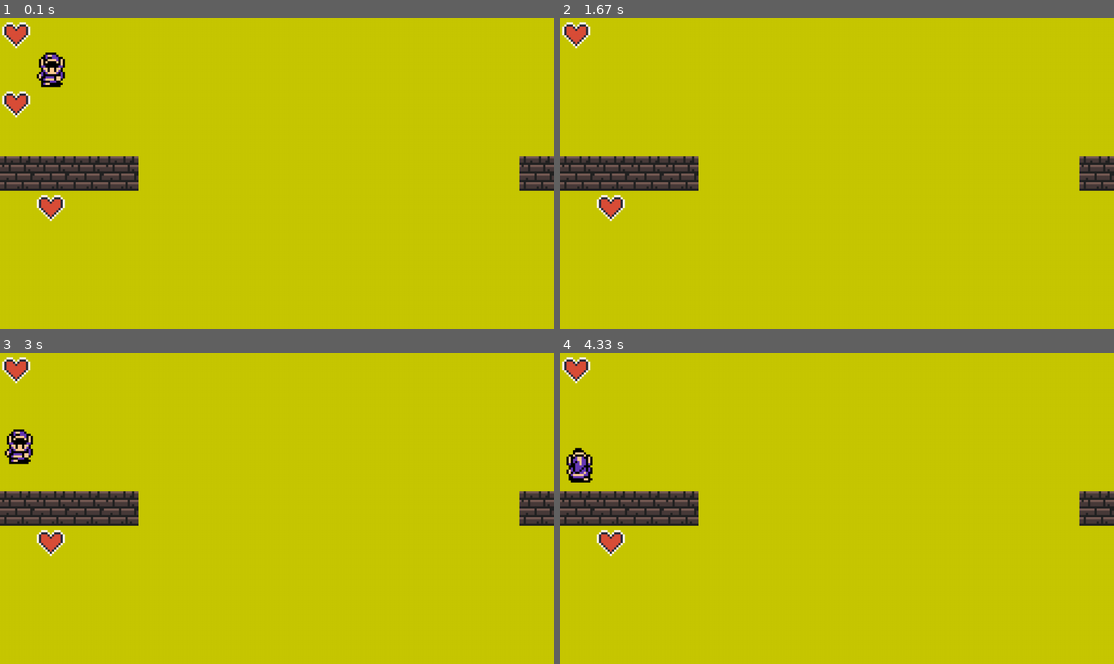
Above: before the commit, frames 1-4 (two rows, left to right).
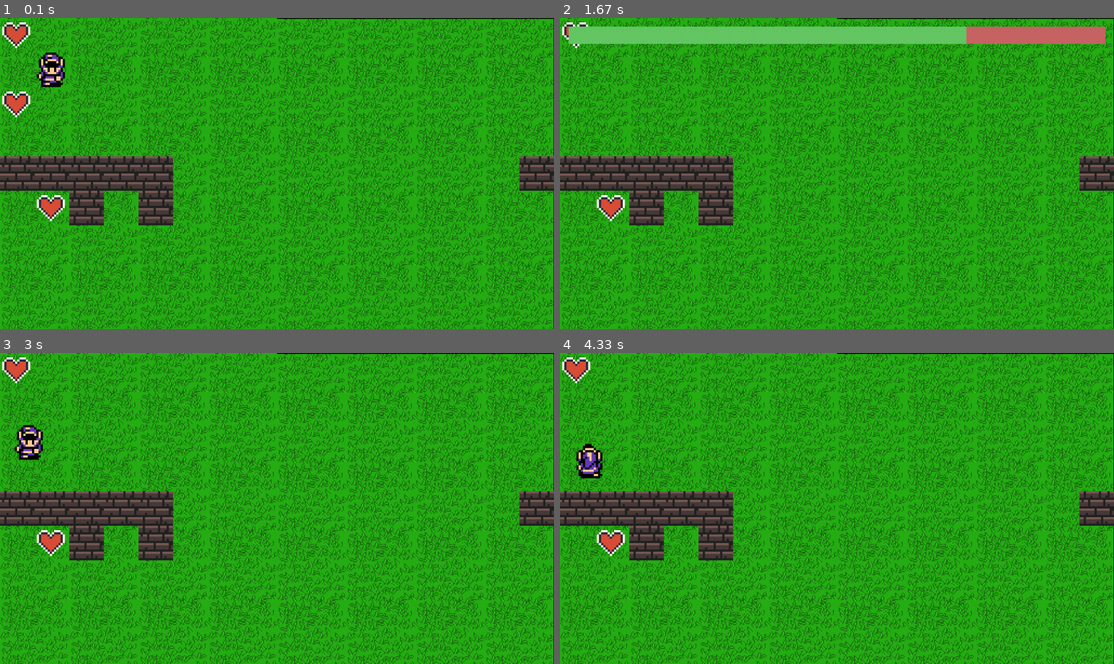
Above: after the commit, the same moments.

Repository: limelambda/pygame
Game: pygame game, started from main.py
Same seed, same stepped clock (60 frames per second), same inputs: the game is played once before the commit and once after it.
Inputs:
- Up to frame 1 (0.1 s): no input
- Up to frame 2 (1.67 s): hold Left 0.33-0.87 s; hold Down 0.9-1.2 s; hold Left 1.23-1.63 s
- Up to frame 3 (3 s): hold Right 2.07-2.7 s; hold Down from 2.73 s (still down)
- Up to frame 4 (4.33 s): release Down at 3.1 s; hold Left 3.13-3.6 s; hold Right 3.63-4.1 s; hold Up from 4.13 s (still down)

The runs differ from the first frame. In frame 1, 95% of the frame differs, in the area x 0-100%, y 0-100%; in frame 2, 96%; in frame 3, 96%; in frame 4, 96%.

Commit message:
I forgor💀💀💀

Diff:
--- a/main.py
+++ b/main.py
@@ -1,18 +1,18 @@
 #importing modules
 import pygame
-import time
 
 def main():
 
     #making game variables
-    lvl_elements = []
-
-    def load_sprite(img, size = 80):
-        return pygame.transform.scale(pygame.image.load(img), (size, size))
+    lvl_elements = None
+    background = None
+
+    #define functions
+    load_sprite = lambda img: pygame.transform.scale(pygame.image.load(img), (80, 80))
 
     def colliding(x_1,y_1,x_2,y_2):
-        x_range = range(x_2, x_2 + 80)
-        y_range = range(y_2, y_2 + 80)
+        x_range = range(x_2 + 1, x_2 + 80)
+        y_range = range(y_2 + 1, y_2 + 80)
         if x_1 in x_range or x_1 + 80 in x_range:
             return y_1 in y_range or y_1 + 80 in y_range
 
@@ -39,8 +39,8 @@
 
         def on_collision(self):
             nonlocal lvl_elements
+            lvl_elements.remove(self)
             self.function()
-            lvl_elements.remove(self)
 
     class Encounter:
         def __init__(self, sprite, health):
@@ -48,15 +48,7 @@
             self.health = health
             print(f"Encounter started using sprite {sprite}!")
             pre_encounter_coords = (player.x, player.y)
-            player.x, player.y = 80, 560
-            battle_elements = [
-                Interactable_lvl_element(160,0,load_sprite("assets/level_assets/heal.png"),None),
-                Interactable_lvl_element(240,0,load_sprite("assets/level_assets/heal.png"),None),
-                Interactable_lvl_element(320,0,load_sprite("assets/level_assets/heal.png"),None),
-            ]
-            for i in battle_elements:
-                lvl_elements.append(i)
-
+            load_battle()
 
     class Player:
         def __init__(self, x, y, sprites, health = 100, inventory = [], x_speed = 0, y_speed = 0, direction = "down"):
@@ -79,7 +71,7 @@
             elif move == "magic":
                 pass
             else:
-                pass
+                raise Exception("Invalid attack move type")
 
         def draw_health(self):
             tuple_subtraction = lambda a,b:tuple(map(lambda a,b:a-b, a, b))
@@ -98,15 +90,17 @@
                     print(f"at coordinates {self.x, self.y} collision occoured at speed {self.x_speed, self.y_speed}")
                     try:
                         i.on_collision()
+                        prev_x, prev_y = (self.x, self.y)
                     except AttributeError:
-                        print(f"no speical collision function triggered for {i.__class__.__name__}")
+#                        print(f"no speical collision function triggered for {i.__class__.__name__}")
+                        pass
                     else:
                         print(f"speical collision function triggered for {i.__class__.__name__}")
                     self.x = prev_x
                     self.y = prev_y
                     self.x_speed = 0
                     self.y_speed = 0
-                    print(f"Position now {self.x, self.y}")
+#                    print(f"Position now {self.x, self.y}")
             self.x_speed = round(self.x_speed/1.1, 4)
             self.y_speed = round(self.y_speed/1.1, 4)
 
@@ -142,8 +136,28 @@
             else:
                 self.health -= 25
 
+    def load_battle():
+        nonlocal lvl_elements, player
+        player.x = 640
+        player.y = 360
+        wall_sprite = load_sprite("assets/level_assets/wall.png")
+        wall = lambda x,y:Basic_lvl_element(x*80,y*80,wall_sprite)
+        lvl_elements = [
+        wall(8,3),
+        wall(8,6),
+        wall(9,3),
+        wall(9,4),
+        wall(9,5),
+        wall(9,6),
+        wall(7,3),
+        wall(7,4),
+        wall(7,5),
+        wall(7,6),
+        ]
+
     def load_lvl_1():
-        nonlocal lvl_elements, player
+        nonlocal lvl_elements, player, background
+        background = pygame.image.load("assets/grass.png")
         wall_sprite = load_sprite("assets/level_assets/wall.png")
         heart_sprite = load_sprite("assets/level_assets/heal.png")
         wall = lambda x,y:Basic_lvl_element(x*80,y*80,wall_sprite)
@@ -153,10 +167,13 @@
         wall(1,4),
         wall(2,4),
         wall(3,4),
+        wall(4,4),
+        wall(2,5),
+        wall(4,5),
         wall(15,4),
         Interactable_lvl_element(80,400,heart_sprite,player.heal),
         Interactable_lvl_element(0,160,heart_sprite,player.heal),
-        Interactable_lvl_element(0,0,load_sprite("assets/level_assets/heal.png"),lambda : Encounter(load_sprite("assets/ogre.png"),50))
+        Interactable_lvl_element(0,0,load_sprite("assets/level_assets/heal.png"),lambda : Encounter(load_sprite("assets/enemyf1.png"),50))
         ]
 
     #initializing the pygame module
@@ -168,7 +185,7 @@
     #define a variable to control the main loop
     running = True
     #do da audio
-    music = True
+    music = False
     if music:
         pygame.mixer.init()
         pygame.mixer.music.load("assets/song.mp3")
@@ -180,6 +197,8 @@
         "right":"assets/player/right.png"},50)
     load_lvl_1()
     while running:
+        #blit level
+        screen.blit(background, (0, 0))
         for i in lvl_elements:
             i.do_blit()
         if music:
@@ -206,9 +225,9 @@
         player.do_blit()
         #render
         pygame.display.flip()
-        screen.fill((200,200,0))
         #fps limiter
         pygame.time.Clock().tick(45)
+        print((int(pygame.mouse.get_pos()[0]/80),int(pygame.mouse.get_pos()[1]/80)))
 
 if __name__=="__main__":
     #call the main function
Binary file added: assets/enemyf1.png
Binary file added: assets/enemyf2.png
Binary file added: assets/enemyf3.png
Binary file added: assets/enemyf4.png
Binary file added: assets/grass.png
Binary file removed: assets/ogre.png
Not shown, changed: .gitignore
